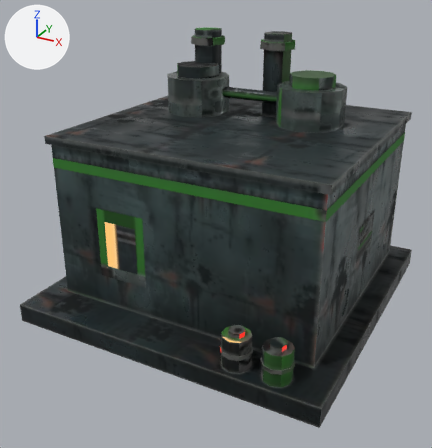
Two versions of the glTF model game/world/models/chemical_plant.glb, one commit apart.
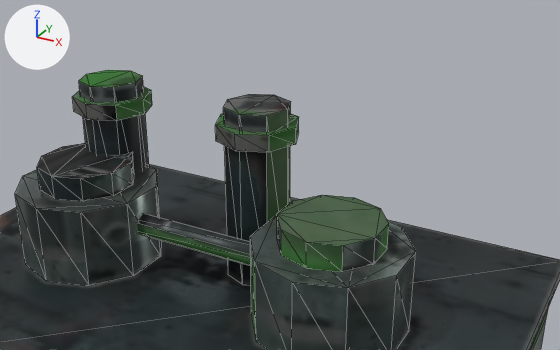
Old and new are each drawn whole from a 50 mm lens placed at (0.699, -1.373, 0.886), pointed at (-0.015, -0.074, 0.237) and again close up from a 50 mm lens placed at (0.47, -0.554, 0.995), pointed at (0.066, 0.179, 0.628). Lighting does not change. The marker at upper left points along +X, +Y and +Z. The first two pictures are the older version. The close-ups show mesh edges as thin lines. Vertices at exactly the same position are counted once.

In view in the first close-up: 'te_chemical_plant'.
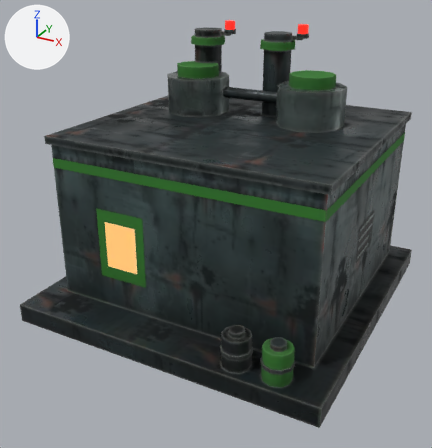
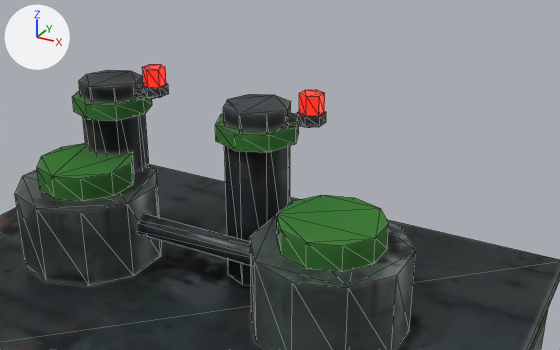
The change in detail:
me_te_chemical_plant is used by ob_te_chemical_plant; location (0.0, 0.0, 0.0).
me_te_chemical_plant had 328 vertices, 530 faces and spanned x -0.42..0.42, y -0.42..0.42, z 0.0..0.71.
me_te_chemical_plant now has 392 vertices, 634 faces and spans x -0.42..0.42, y -0.42..0.42, z 0.0..0.734.
me_te_chemical_plant part 1: a new loose piece, a box spanning x -0.14..-0.11, y 0.175..0.185, z 0.695..0.705, in mat_te_chemical_plant.
me_te_chemical_plant part 2: a new loose piece, a box spanning x 0.076..0.106, y 0.175..0.185, z 0.695..0.705, in mat_te_chemical_plant.
me_te_chemical_plant part 3: a new loose piece, a 6-sided cylinder along z spanning x -0.124..-0.096, y 0.164..0.196, z 0.7..0.712, in mat_te_chemical_plant.
me_te_chemical_plant part 4: a new loose piece, a 6-sided cylinder along z spanning x -0.122..-0.098, y 0.166..0.194, z 0.712..0.734, in mat_te_chemical_plant.
me_te_chemical_plant part 5: a new loose piece, a 6-sided cylinder along z spanning x 0.092..0.12, y 0.164..0.196, z 0.7..0.712, in mat_te_chemical_plant.
me_te_chemical_plant part 6: a new loose piece, a 6-sided cylinder along z spanning x 0.094..0.118, y 0.166..0.194, z 0.712..0.734, in mat_te_chemical_plant.
Part 7, on me_te_chemical_plant:
8 faces are deleted.
8 new faces join them.
me_te_chemical_plant part 8: 369 kept faces spanning x -0.37..0.37, y -0.407..0.39, z 0.05..0.71 get new texture (UV) coordinates.
Other edits to the shape of me_te_chemical_plant do not show in these pictures.

Location of each change, [x1, y1, x2, y2] in pixels of the close-ups (560 x 350 px; the box of a moved part takes in the faces that stretch with it):
'te_chemical_plant', reshaped
    before: [0, 70, 560, 350]
    after: [0, 64, 560, 350]
part 1 of me_te_chemical_plant, added
    after: [134, 86, 157, 99]
part 2 of me_te_chemical_plant, added
    after: [286, 113, 310, 128]
part 3 of me_te_chemical_plant, added
    after: [142, 83, 169, 97]
part 4 of me_te_chemical_plant, added (red)
    after: [142, 64, 166, 88]
part 5 of me_te_chemical_plant, added
    after: [297, 111, 326, 127]
part 6 of me_te_chemical_plant, added (red)
    after: [299, 90, 325, 116]
part 7 of me_te_chemical_plant, moved or reshaped
    before: [216, 115, 298, 135]
    after: [216, 120, 278, 135]
part 8 of me_te_chemical_plant, surface changed
    both: [18, 70, 560, 350]
